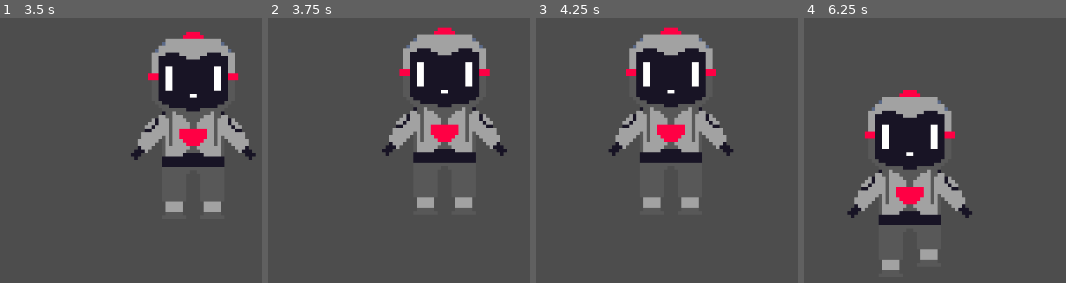
Above: before the commit, frames 1-4 (left to right).
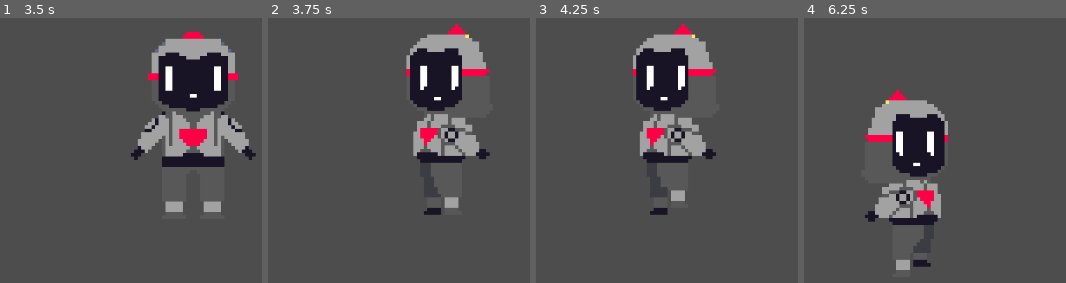
Above: after the commit, the same moments.

Repository: obimandias/game_alpha1
Game: Godot game, scene res://main_scene.tscn
Same seed, same stepped clock (60 frames per second), same inputs: the game is played once before the commit and once after it.
Inputs:
- Up to frame 1 (3.5 s): tap Enter at 0.5 s; hold Right (ui_right) 0.53-1.28 s; hold Down (ui_down) 1.28-2.03 s; hold Right (ui_right) 2.03-2.78 s; hold Up (ui_up) from 2.78 s (still down)
- Up to frame 2 (3.75 s): release Up (ui_up) at 3.53 s; hold Left (ui_left) from 3.53 s (still down)
- Up to frame 3 (4.25 s): keep holding Left (ui_left)
- Up to frame 4 (6.25 s): release Left (ui_left) at 5.03 s; hold Down (ui_down) 5.03-5.78 s; hold Right (ui_right) from 5.78 s (still down)

Frame 1 is identical in both runs. In frame 2, 9.5% of the frame differs, in the area x 43-92%, y 2-75%; in frame 3, 9.6%; in frame 4, 10%, in the area x 16-65%, y 27-96%.

Commit message:
turn frames

Diff:
--- a/scripts/AnimatedSprite2D.gd
+++ b/scripts/AnimatedSprite2D.gd
@@ -3,6 +3,8 @@
 var direction = Vector2.ZERO
 var last_direction = Vector2.ZERO
 
+var turn_frames: int = 0
+var MAX_TURN_FRAMES: int = 8
 var acceleration = Vector2.ZERO
 
 var SPEED: float = 2.0
@@ -13,44 +15,79 @@
 
 func _input(event):
 
-	if event is InputEventKey:
-		print(last_direction)
-		match event.keycode:
-			KEY_RIGHT:
-				if last_direction == Vector2.LEFT:
-					self.animation = "front"
-					self.frame = 0
-				else:
-					self.animation = "running"
-					self.flip_h = false
-
-				last_direction = Vector2.RIGHT
-			KEY_UP:
-				self.animation = "front"
-			KEY_DOWN:
-				self.animation = "front"
-			KEY_LEFT:
-				if last_direction == Vector2.RIGHT:
-					self.animation = "front"
-					self.frame = 0
-				else:
-					self.animation = "running"
-					self.flip_h = true
-
-				last_direction = Vector2.LEFT
-
+	#if event is InputEventKey:
+		#match event.keycode:
+#
+			#KEY_RIGHT:
+				#if last_direction == Vector2.LEFT:
+					#self.animation = "front"
+					#self.frame = 0
+				#else:
+					#self.animation = "running"
+					#self.flip_h = false
+					#
+				#last_direction = Vector2.RIGHT
+			#KEY_UP:
+				#self.animation = "front"
+			#KEY_DOWN:
+				#self.animation = "front"
+			#KEY_LEFT:
+				#if last_direction == Vector2.RIGHT:
+					#self.animation = "front"
+					#self.frame = 0
+					#self.speed_scale = 4
+				#else:
+					#self.speed_scale = 1
+					#self.animation = "running"
+					#self.flip_h = true
+					#
+				#last_direction = Vector2.LEFT
+					#
 	if event.is_pressed():
 		self.play()
 	else:
 		self.stop()
-
-
 
 func _physics_process(delta):
 
 	direction = Input.get_vector("ui_left", "ui_right", "ui_up", "ui_down").normalized()
 
 	translate(direction * SPEED)
+	if direction == Vector2.RIGHT:
+
+		if last_direction == Vector2.LEFT:
+			self.animation = "front"
+
+			if turn_frames >= MAX_TURN_FRAMES:
+				turn_frames = 0
+				last_direction = Vector2.RIGHT
+			else:
+				turn_frames += 1
+		else:
+			self.animation = "running"
+			self.flip_h = false
+			last_direction = Vector2.RIGHT
+	elif direction == Vector2.LEFT:
+
+		if last_direction == Vector2.RIGHT:
+			self.animation = "front"
+
+			if turn_frames >= MAX_TURN_FRAMES:
+				turn_frames = 0
+				last_direction = Vector2.LEFT
+			else:
+				turn_frames += 1
+		else:
+			self.animation = "running"
+			self.flip_h = true
+
+			last_direction = Vector2.LEFT
+	elif direction == Vector2.UP:
+		self.animation = "front"
+		self.flip_h = false
+	elif direction == Vector2.DOWN:
+		self.animation = "front"
+		self.flip_h = false
 
 # Called every frame. 'delta' is the elapsed time since the previous frame.
 func _process(delta):
